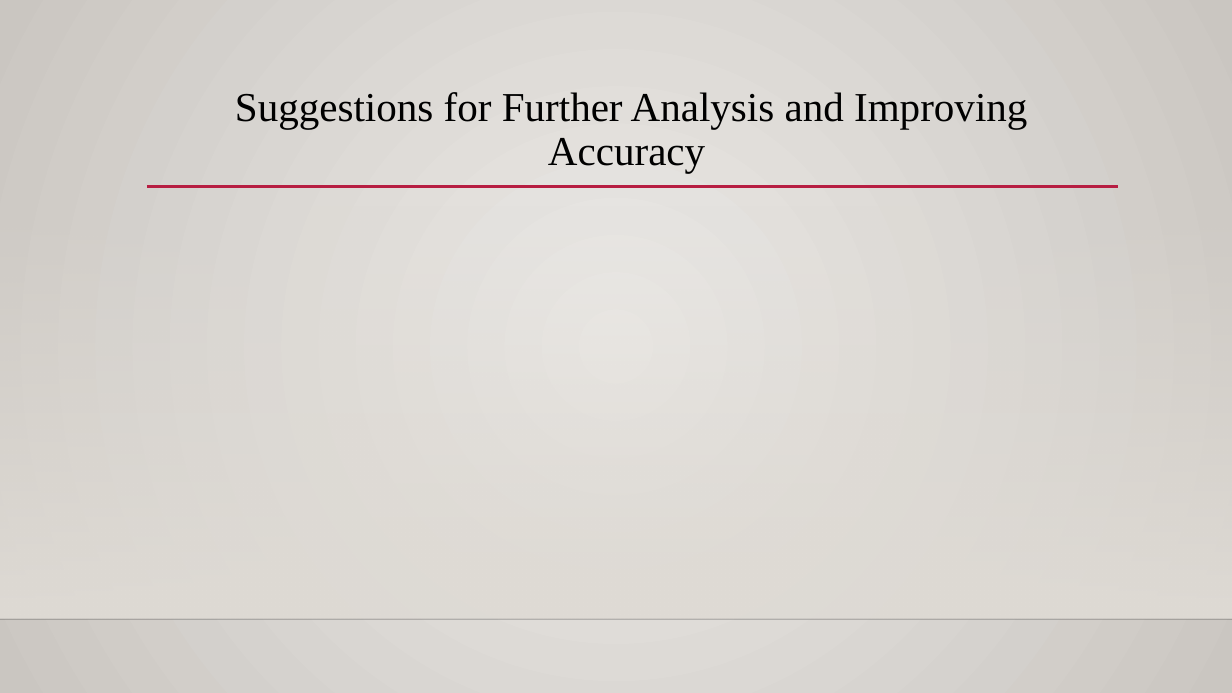
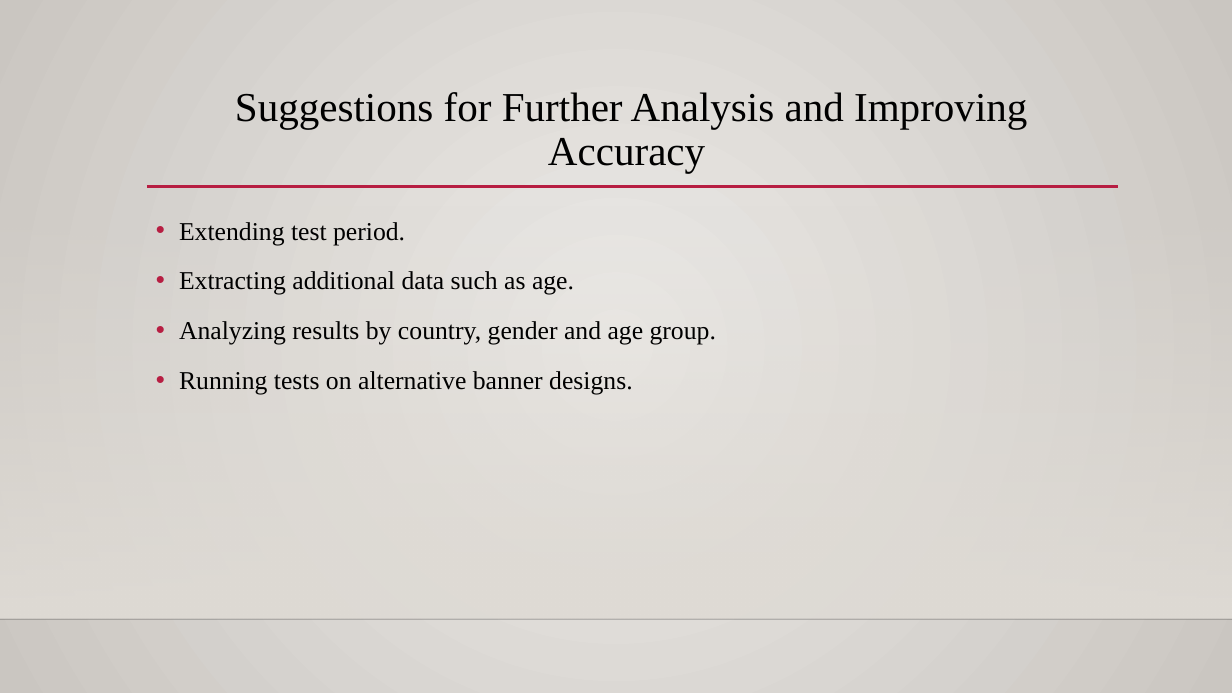
Before and after one commit to BatuSengezer/GloBox_A-B_Analysis, a slide deck: slide 11 of GloBox_A-B_Test_Presentation.pptx (slide 10 before the commit). Drawn at 1232x693 pixels with LibreOffice and Linux fonts; fonts in the diff are those of the drawing; background and template pictures are left out. Boxes give left, top, right and bottom in pixels: in the first picture for what was removed or moved away, otherwise in the second. Text is boxed around its words. In the diff, an @@ line names an element or a change of style, - is before the commit and + after.

```diff
--- a/GloBox_A-B_Test_Presentation.pptx
+++ b/GloBox_A-B_Test_Presentation.pptx
@@ text added at bbox=[179, 222, 716, 395], 20 pt, text #000000 @@
+• Extending test period.
+• Extracting additional data such as age.
+• Analyzing results by country, gender and age group.
+• Running tests on alternative banner designs.
```
Also in this commit, not shown: 2 other slides changed, 4 slides added.
